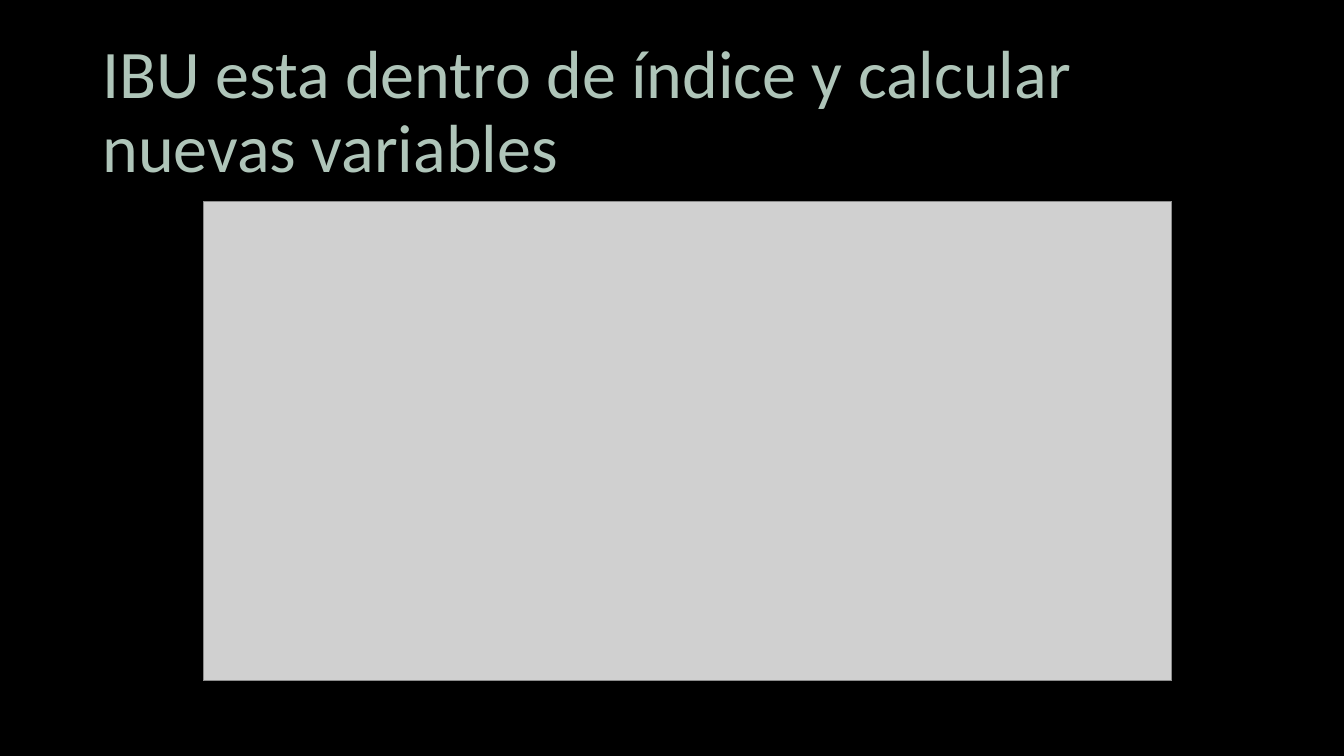
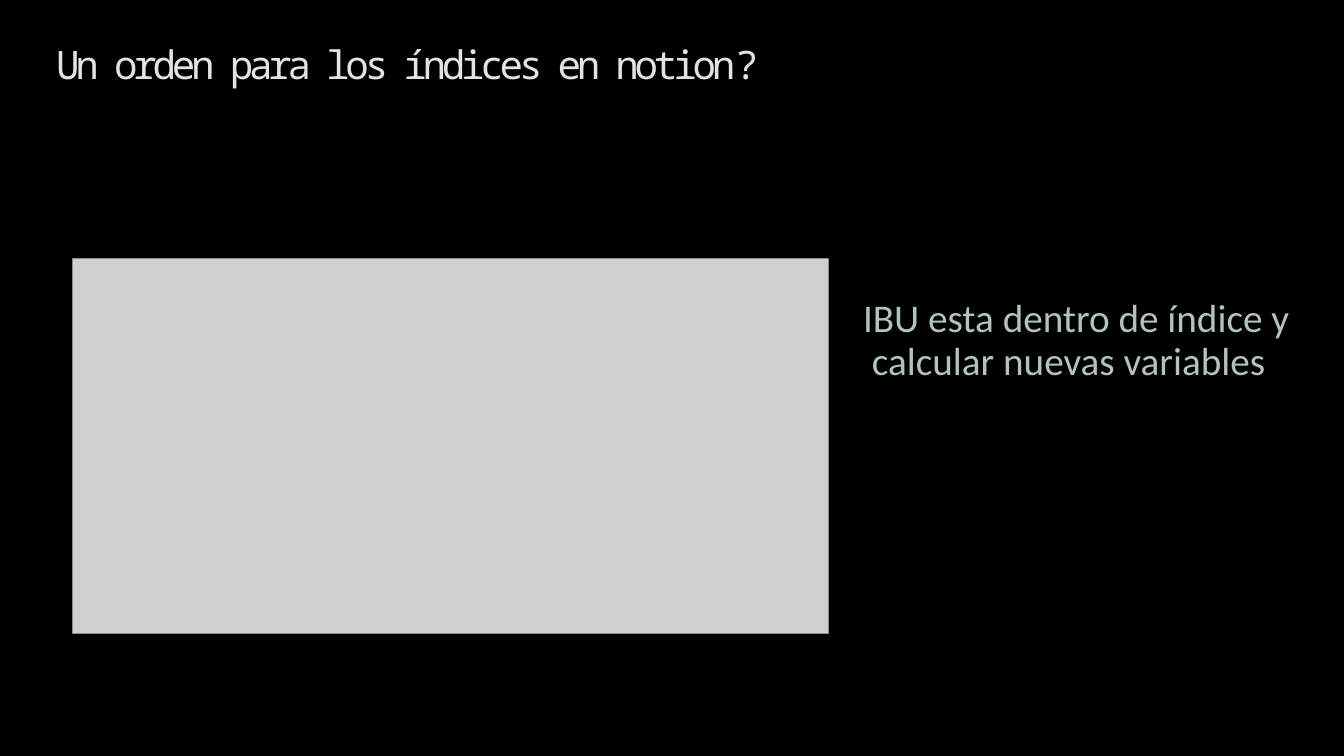
Before and after one commit to Sud-Austral/ds_indices, a slide deck: slide 39 of indices.pptx (slide 32 before the commit). Drawn at 1344x756 pixels with LibreOffice and Linux fonts; fonts in the diff are those of the drawing; grey boxes stand for pictures; background and template pictures are left out. Boxes give left, top, right and bottom in pixels: in the first picture for what was removed or moved away, otherwise in the second. Text is boxed around its words. In the diff, an @@ line names an element or a change of style, - is before the commit and + after.

```diff
--- a/indices.pptx
+++ b/indices.pptx
@@ text added at bbox=[56, 49, 758, 89], 28 pt, text gradient #969696 to #E3E3E3 to #FFFFFF @@
+Un orden para los índices en notion?
@@ picture: place and size @@
-picture at bbox=[204, 202, 1173, 682]
+picture at bbox=[73, 259, 829, 633]
@@ title "IBU esta dentro de índice ...": place and size @@
-title "IBU esta dentro de índice ..." at bbox=[102, 50, 1071, 173]
+title "IBU esta dentro de índice ..." at bbox=[863, 304, 1289, 376]
@@ title "IBU esta dentro de índice ..." at bbox=[863, 304, 1289, 376]: size 48.6 to 28 pt @@
```
Also in this commit, not shown: 15 other slides changed, 13 slides added, 9 slides removed.
